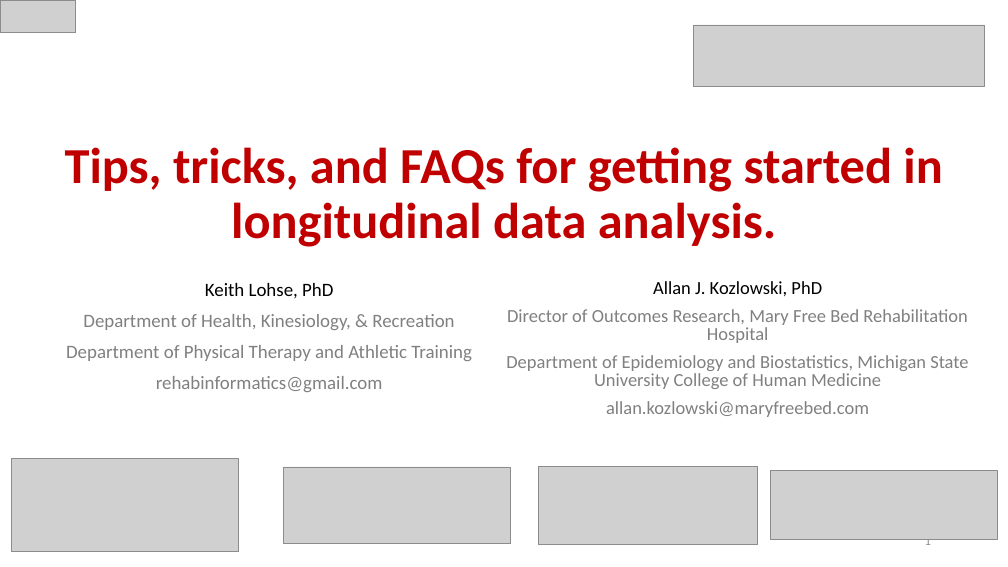
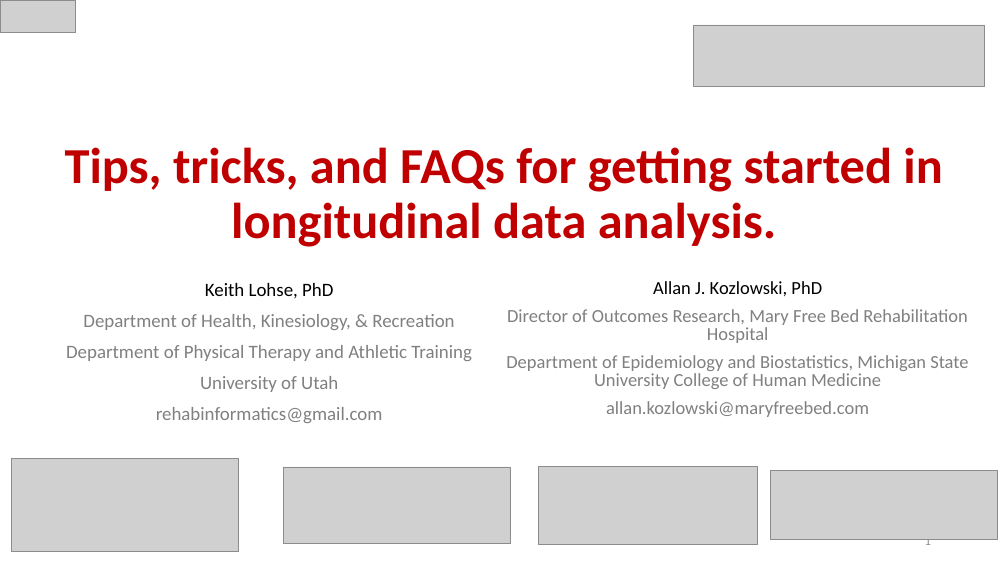
Before and after one commit to keithlohse/LMER_Clinical_Science, a slide deck: slide 1 of lohse ACRM 2017 tips.pptx. Drawn at 1008x567 pixels with LibreOffice and Linux fonts; fonts in the diff are those of the drawing; grey boxes stand for pictures. Boxes give left, top, right and bottom in pixels: in the first picture for what was removed or moved away, otherwise in the second. Text is boxed around its words. In the diff, an @@ line names an element or a change of style, - is before the commit and + after.

```diff
--- a/lohse ACRM 2017 tips.pptx
+++ b/lohse ACRM 2017 tips.pptx
@@ subtitle at (200,376,338,392): paragraph added @@
+University of Utah
```
Also in this commit, not shown: 3 other files.
